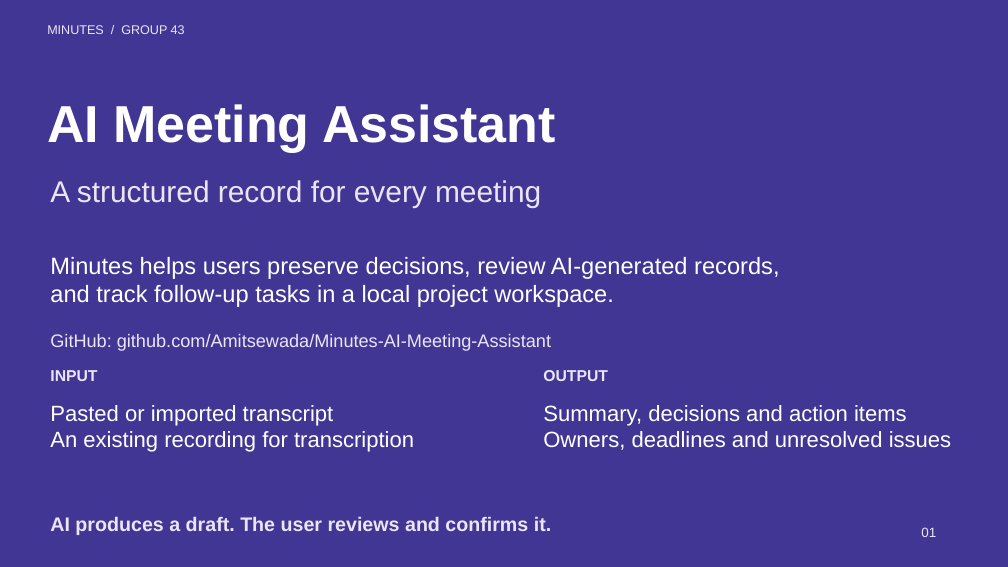
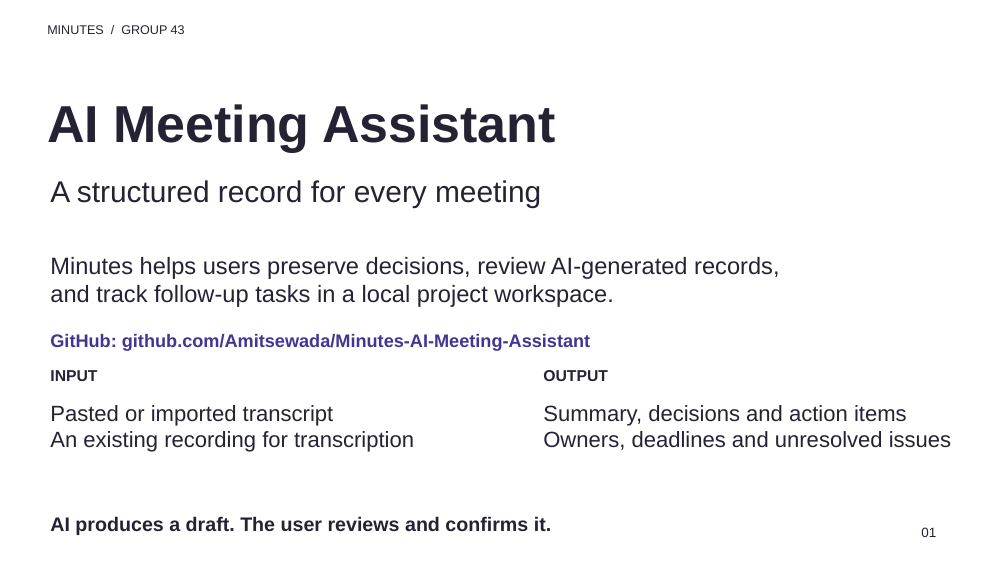
Before and after one commit to Amitsewada/Minutes-AI-Meeting-Assistant, a slide deck: slide 1 of output/presentation/Minutes_Group_43_GitHub.pptx. Drawn at 1008x567 pixels with LibreOffice and Linux fonts; fonts in the diff are those of the drawing. Boxes give left, top, right and bottom in pixels: in the first picture for what was removed or moved away, otherwise in the second. Text is boxed around its words. In the diff, an @@ line names an element or a change of style, - is before the commit and + after.

Commit message:
Use white cover and bold GitHub link in presentation

```diff
--- a/output/presentation/Minutes_Group_43_GitHub.pptx
+++ b/output/presentation/Minutes_Group_43_GitHub.pptx
@@ background #413694 to #FFFFFF @@
@@ text "GitHub: github.com/Amitsewada/Minutes-AI-Meeting-Assistant" at [50, 334, 590, 351]: text colour #EAE5F7 to #413694, bold on @@
@@ text colour #FFFFFF to #252333 in 4 elements at [47, 104, 556, 153], [50, 257, 779, 307], [50, 405, 414, 452], [543, 405, 951, 450] @@
@@ text colour #EAE5F7 to #252333 in 6 elements at [47, 25, 185, 34], [921, 527, 936, 537], [50, 180, 541, 207], [50, 370, 97, 381], [543, 370, 608, 381], [50, 516, 551, 535] @@
```
